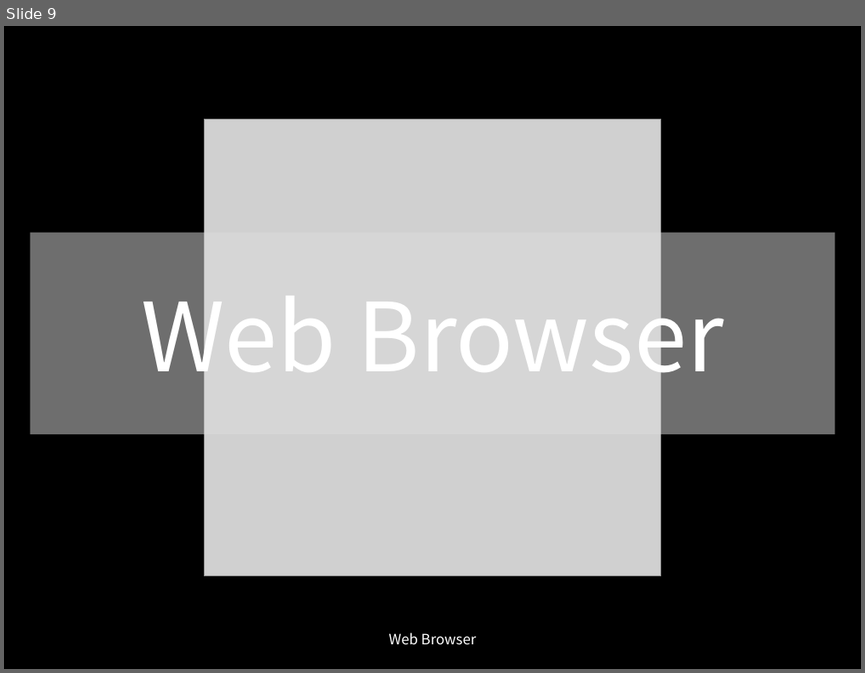
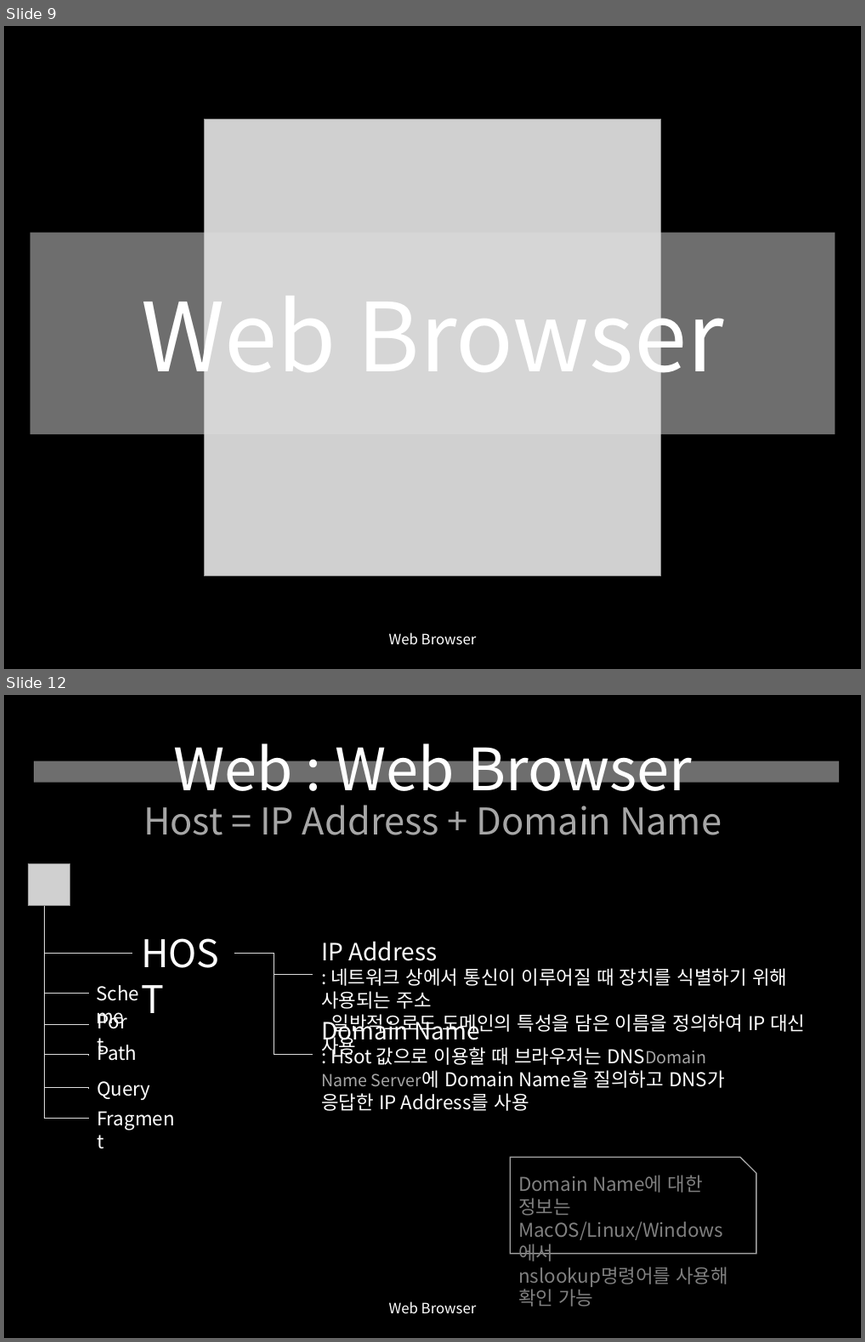
Before and after one commit to yusooo/Hacking, a slide deck: 웹해킹 정리.pptx. Shown one above the other, each under a label of ours: slide 9 before the commit, slides 9 and 12 after it; the slides between them are not shown. The pictures are 865x673 and 865x1342 pixels, drawn with LibreOffice and Linux fonts; fonts in the diff are those of the drawing; grey boxes stand for pictures. Boxes give left, top, right and bottom in pixels: in the first picture for what was removed or moved away, otherwise in the second. Text is boxed around its words. In the diff, an @@ line names an element or a change of style, - is before the commit and + after.

```diff
--- a/웹해킹 정리.pptx
+++ b/웹해킹 정리.pptx
@@ slide 12 added at (4, 695, 861, 1338), background #000000 @@
@@ title added at (143, 743, 721, 835), 31 pt, text #A6A6A6 @@
+Web : Web Browser
+Host = IP Address + Domain Name
@@ rectangle added at (34, 761, 839, 783), fill #DDDDDD at 50% opacity @@
@@ picture added at (28, 864, 70, 906) @@
@@ elbow line added from (44, 916) to (88, 994), #DDDDDD 0.5 pt @@
@@ elbow line added from (44, 906) to (132, 953), #DDDDDD 0.5 pt @@
@@ elbow line added from (44, 947) to (88, 1025), #DDDDDD 0.5 pt @@
@@ text added at (132, 925, 234, 981), 32 pt, text #FFFFFF @@
+HOST
@@ text added at (321, 941, 805, 1057), 16 pt, text #FFFFFF @@
+IP Address
+: 네트워크 상에서 통신이 이루어질 때 장치를 식별하기 위해 사용되는 주소
+일반적으로도 도메인의 특성을 담은 이름을 정의하여 IP 대신 사용
@@ elbow line added from (234, 953) to (313, 1054), #DDDDDD 0.5 pt @@
@@ elbow line added from (234, 953) to (313, 975), #DDDDDD 0.5 pt @@
@@ elbow line added from (44, 978) to (88, 1055), #DDDDDD 0.5 pt @@
@@ text added at (88, 977, 161, 1009), 16 pt, text #FFFFFF @@
+Scheme
@@ elbow line added from (44, 1010) to (88, 1089), #DDDDDD 0.5 pt @@
@@ text added at (88, 1006, 139, 1038), 16 pt, text #FFFFFF @@
+Port
@@ text added at (321, 1015, 724, 1111), 16 pt, text #FFFFFF @@
+Domain Name
+: Hsot 값으로 이용할 때 브라우저는 DNSDomain Name Server에 Domain Name을 질의하고 DNS가 응답한 IP Address를 사용
@@ elbow line added from (44, 1040) to (88, 1118), #DDDDDD 0.5 pt @@
@@ text added at (88, 1037, 160, 1068), 16 pt, text #FFFFFF @@
+Path
@@ text added at (97, 1081, 150, 1100), 16 pt, text #FFFFFF @@
+Query
@@ text added at (88, 1103, 190, 1134), 16 pt, text #FFFFFF @@
+Fragment
@@ snip rect added at (510, 1157, 755, 1253), fill #000000, outline #A3A3A3 1 pt @@
@@ text added at (518, 1174, 728, 1306), 16 pt, text #808080 @@
+Domain Name에 대한 정보는
+MacOS/Linux/Windows에서
+nslookup명령어를 사용해 확인 가능
@@ text added at (389, 1301, 477, 1314), 12 pt, text #FFFFFF @@
+Web Browser
```
Also in this commit, not shown: 2 slides changed, 4 other slides added.
